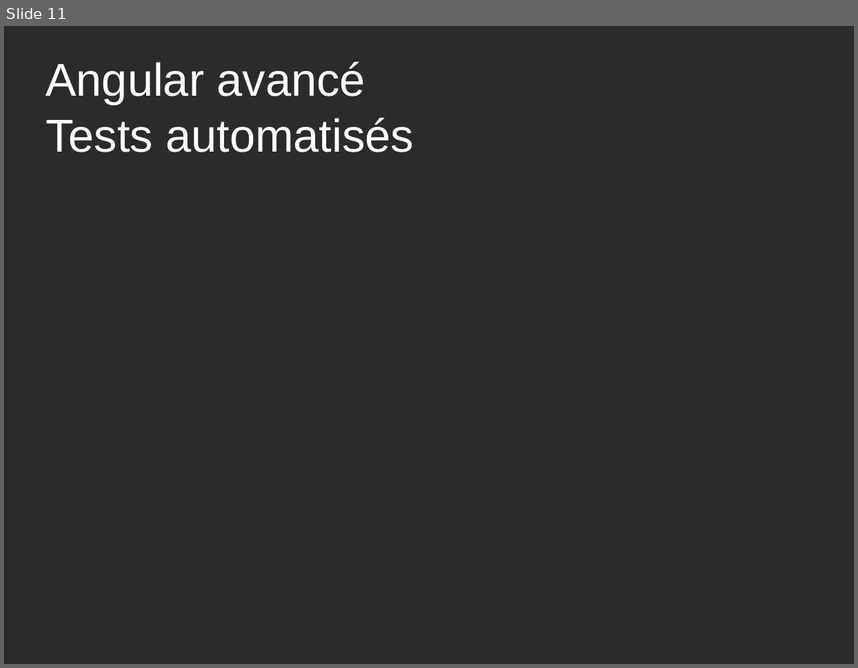
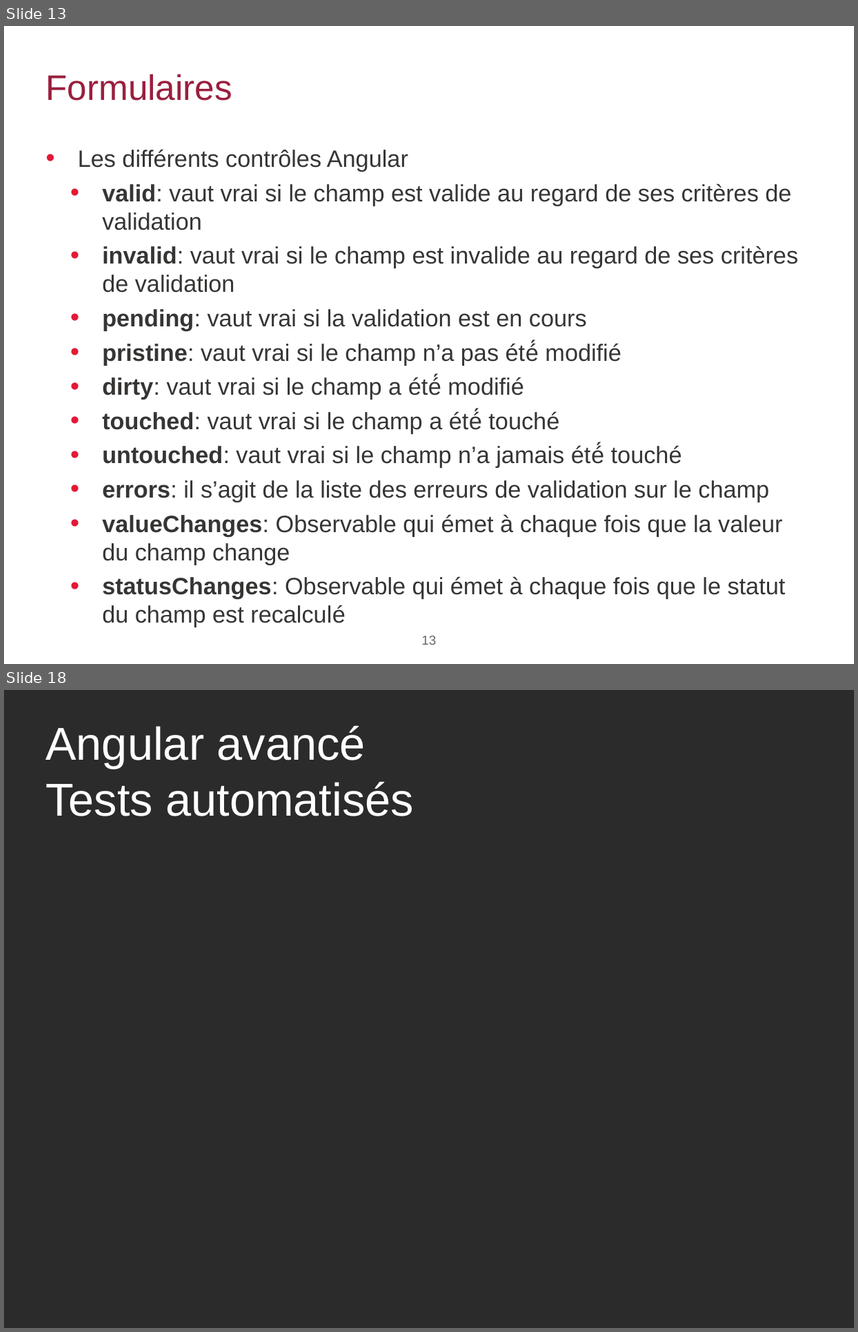
Before and after one commit to agaudichon/CGI-formation-Angular, a slide deck: docs/Formation_Angular_003_Angular-avancé.pptx. Shown one above the other, each under a label of ours: slide 11 before the commit, slides 13 and 18 after it; the slides between them are not shown. The pictures are 858x668 and 858x1332 pixels, drawn with LibreOffice and Linux fonts; fonts in the diff are those of the drawing; background and template pictures are left out; a plain dark background stands for a picture behind light text. Boxes give left, top, right and bottom in pixels: in the first picture for what was removed or moved away, otherwise in the second. Text is boxed around its words. In the diff, an @@ line names an element or a change of style, - is before the commit and + after.

```diff
--- a/docs/Formation_Angular_003_Angular-avancé.pptx
+++ b/docs/Formation_Angular_003_Angular-avancé.pptx
@@ slide 13 added at bbox=[4, 26, 854, 664], background #FFFFFF @@
@@ title added at bbox=[45, 74, 232, 101], 30 pt, text #991F3D @@
+Formulaires
@@ text added at bbox=[78, 149, 798, 599], 20 pt, text #363534 @@
+• Les différents contrôles Angular
+  • valid: vaut vrai si le champ est valide au regard de ses critères de validation
+  • invalid: vaut vrai si le champ est invalide au regard de ses critères de validation
+  • pending: vaut vrai si la validation est en cours
+  • pristine: vaut vrai si le champ n’a pas été́ modifié
+  • dirty: vaut vrai si le champ a été́ modifié
+  • touched: vaut vrai si le champ a été́ touché
+  • untouched: vaut vrai si le champ n’a jamais été́ touché
+  • errors: il s’agit de la liste des erreurs de validation sur le champ
+  • valueChanges: Observable qui émet à chaque fois que la valeur du champ change
+  • statusChanges: Observable qui émet à chaque fois que le statut du champ est recalculé
@@ page number added at bbox=[421, 635, 436, 644], 11 pt, text #666666 @@
+13
@@ what was slide 11 is now slide 18 @@
```
Also in this commit, not shown: 1 slide changed, 7 other slides added, 1 slide removed, 2 other files.
